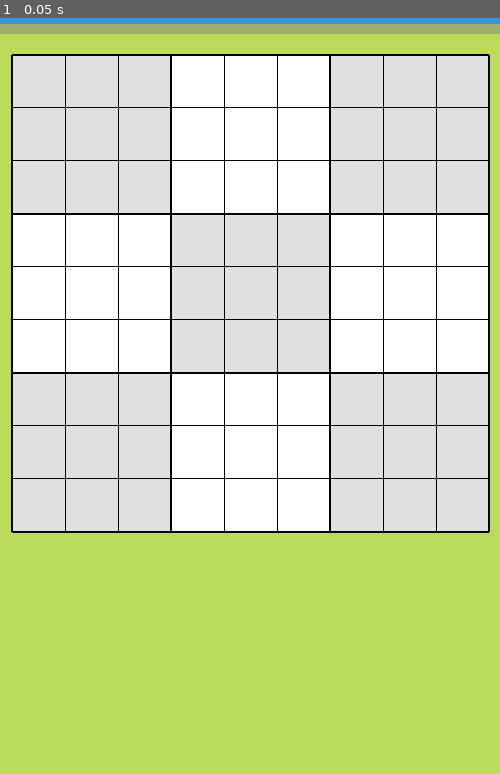
Above: before the commit, frame 1.
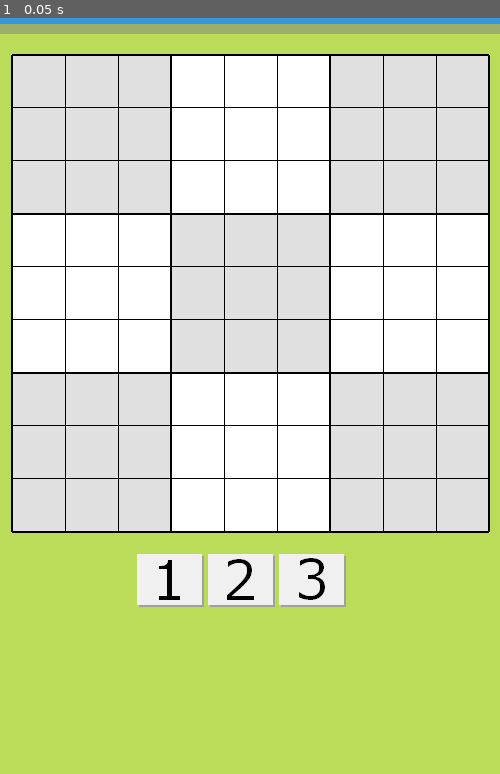
Above: after the commit, the same moment.

Repository: vivisuke/GodotSudoku
Game: Godot game, scene res://Main.tscn
Same seed, same stepped clock (60 frames per second), same inputs: the game is played once before the commit and once after it.
Inputs:
- Up to frame 1 (0.05 s): no input

The runs differ from the first frame. In frame 1, 2.8% of the frame differs, in the area x 27-70%, y 70-78%.

Commit message:
0005 ◎ C 03/19 03/19 0.001│ToDo│数字ボタン配置（TextureButton & Container類）

Diff:
--- a/GodotSudoku/Main.tscn
+++ b/GodotSudoku/Main.tscn
@@ -1,7 +1,10 @@
-[gd_scene load_steps=3 format=2]
+[gd_scene load_steps=6 format=2]
 
 [ext_resource path="res://Main.gd" type="Script" id=1]
 [ext_resource path="res://images/board.png" type="Texture" id=2]
+[ext_resource path="res://images/num1.png" type="Texture" id=3]
+[ext_resource path="res://images/num2.png" type="Texture" id=4]
+[ext_resource path="res://images/num3.png" type="Texture" id=5]
 
 [node name="Main" type="Node2D"]
 script = ExtResource( 1 )
@@ -39,3 +42,42 @@
 __meta__ = {
 "_edit_use_anchors_": false
 }
+
+[node name="MarginContainer" type="MarginContainer" parent="."]
+margin_top = 560.0
+margin_right = 500.0
+margin_bottom = 800.0
+custom_constants/margin_right = 137
+custom_constants/margin_top = 20
+custom_constants/margin_left = 137
+custom_constants/margin_bottom = 20
+__meta__ = {
+"_edit_use_anchors_": false
+}
+
+[node name="VBoxContainer" type="VBoxContainer" parent="MarginContainer"]
+margin_left = 137.0
+margin_top = 20.0
+margin_right = 363.0
+margin_bottom = 220.0
+
+[node name="HBoxContainer" type="HBoxContainer" parent="MarginContainer/VBoxContainer"]
+margin_right = 226.0
+margin_bottom = 53.0
+
+[node name="numButton1" type="TextureButton" parent="MarginContainer/VBoxContainer/HBoxContainer"]
+margin_right = 67.0
+margin_bottom = 53.0
+texture_normal = ExtResource( 3 )
+
+[node name="numButton2" type="TextureButton" parent="MarginContainer/VBoxContainer/HBoxContainer"]
+margin_left = 71.0
+margin_right = 138.0
+margin_bottom = 53.0
+texture_normal = ExtResource( 4 )
+
+[node name="numButton3" type="TextureButton" parent="MarginContainer/VBoxContainer/HBoxContainer"]
+margin_left = 142.0
+margin_right = 209.0
+margin_bottom = 53.0
+texture_normal = ExtResource( 5 )
Binary file added: GodotSudoku/images/num1.png
Not shown, added: GodotSudoku/images/num1.png.import
Binary file added: GodotSudoku/images/num1_disabled.png
Not shown, added: GodotSudoku/images/num1_disabled.png.import
Binary file added: GodotSudoku/images/num1_pressed.png
Not shown, added: GodotSudoku/images/num1_pressed.png.import
Binary file added: GodotSudoku/images/num2.png
Not shown, added: GodotSudoku/images/num2.png.import
Binary file added: GodotSudoku/images/num2_disabled.png
Not shown, added: GodotSudoku/images/num2_disabled.png.import
Binary file added: GodotSudoku/images/num2_pressed.png
Not shown, added: GodotSudoku/images/num2_pressed.png.import
(and 43 more such lines)
